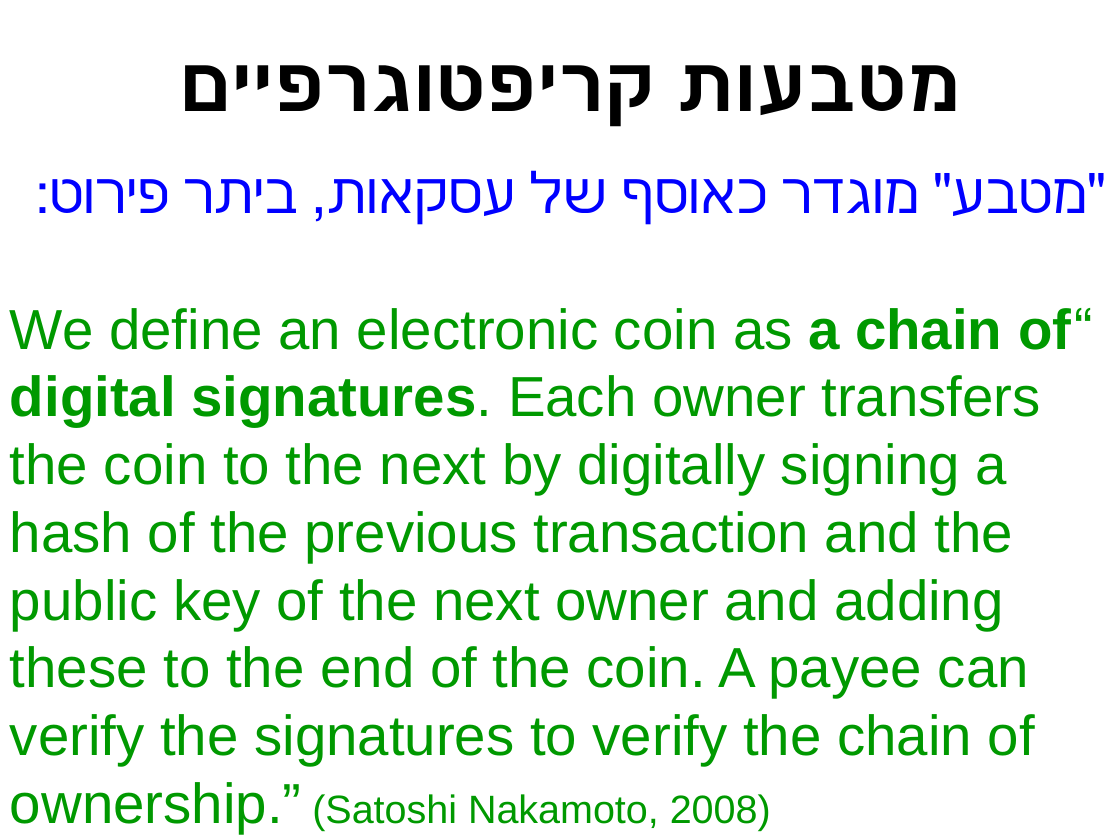
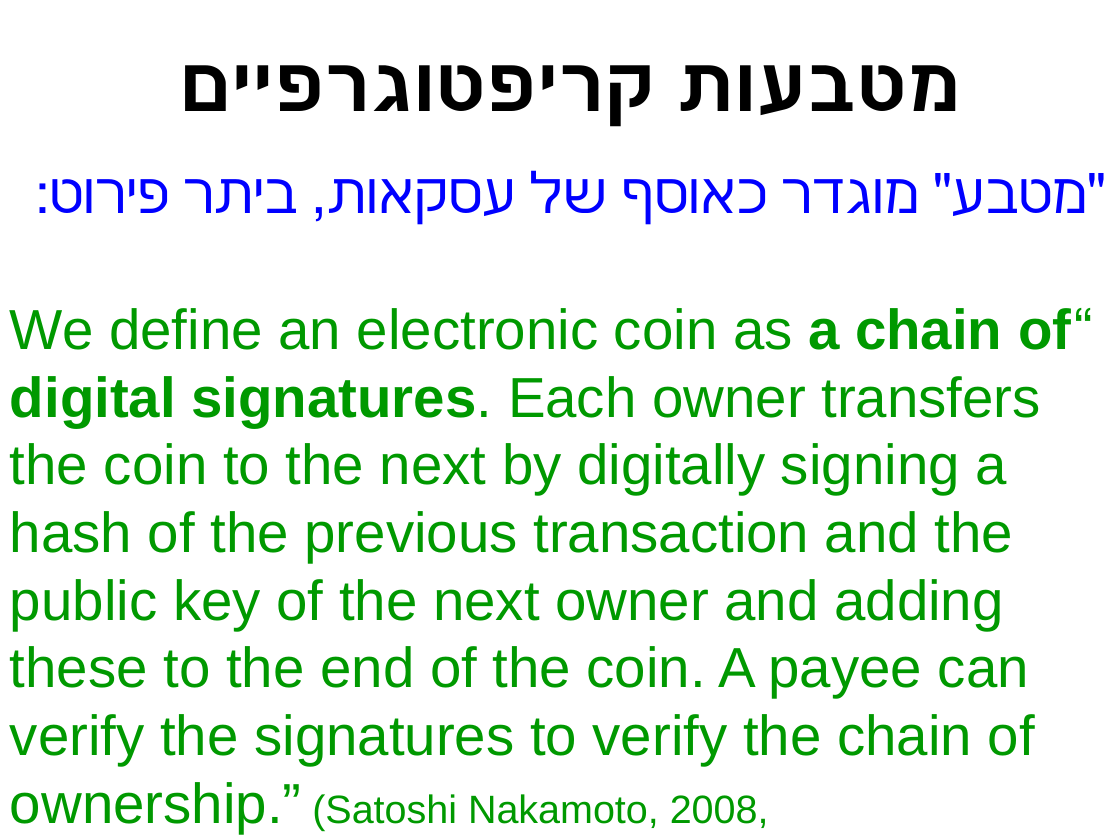
Before and after one commit to erelsgl-at-ariel/algorithms2m-5778, a slide deck: slide 10 of week10-bitcoin/slides.odp. Drawn at 1120x840 pixels with LibreOffice and Linux fonts; fonts in the diff are those of the drawing. Boxes give left, top, right and bottom in pixels: in the first picture for what was removed or moved away, otherwise in the second. Text is boxed around its words. In the diff, an @@ line names an element or a change of style, - is before the commit and + after.

```diff
--- a/week10-bitcoin/slides.odp
+++ b/week10-bitcoin/slides.odp
@@ text at (10,308,1071,833): text changed @@
-“We define an electronic coin as a chain of digital signatures. Each owner transfers the coin to the next by digitally signing a hash of the previous transaction and the public key of the next owner and adding these to the end of the coin. A payee can verify the signatures to verify the chain of ownership.” (Satoshi Nakamoto, 2008)
+“We define an electronic coin as a chain of digital signatures. Each owner transfers the coin to the next by digitally signing a hash of the previous transaction and the public key of the next owner and adding these to the end of the coin. A payee can verify the signatures to verify the chain of ownership.” (Satoshi Nakamoto, 2008, https://bitcoin.org/bitcoin.pdf)
```
Also in this commit, not shown: 3 other slides changed, 7 slides added, 1 other file.
